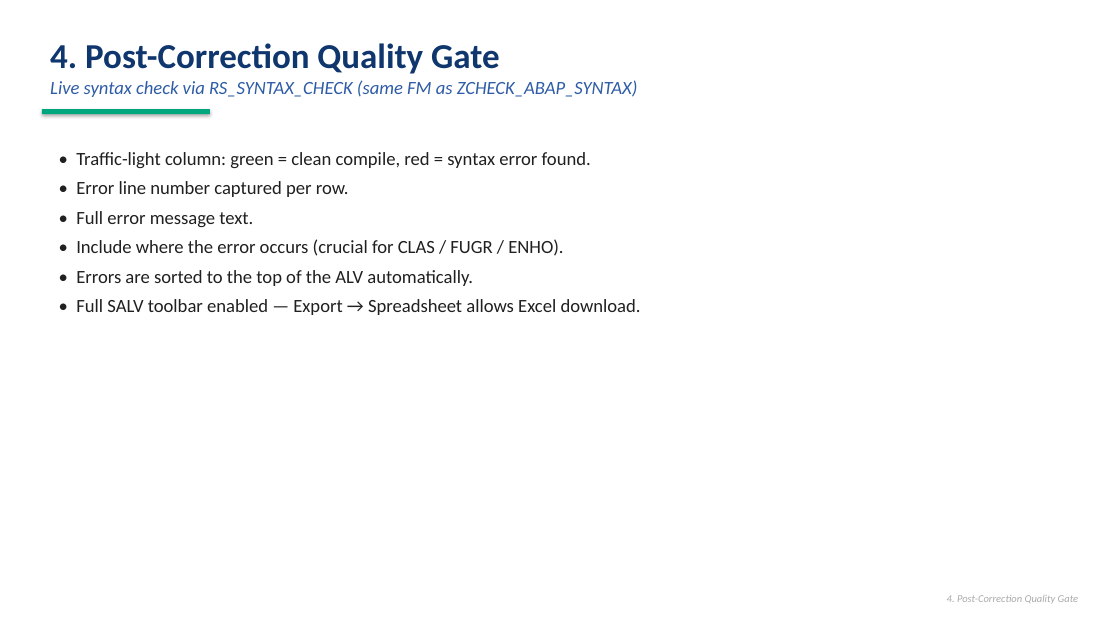
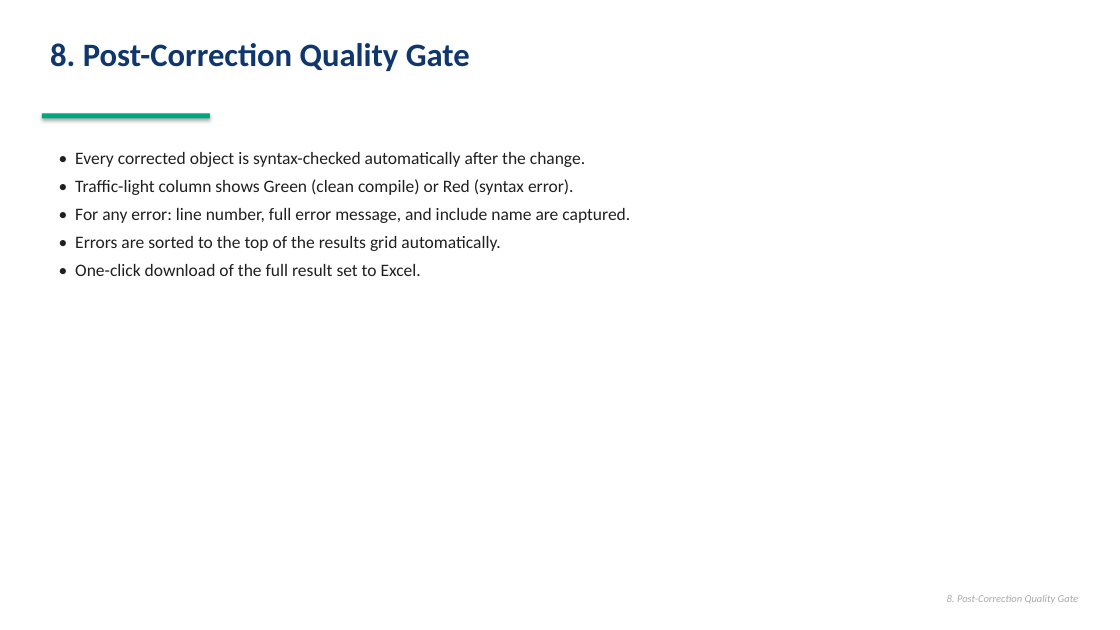
Before and after one commit to vaibhavdiligent/ONGC-CST-Purchase-Date-Sharing-, a slide deck: slide 12 of ZATC_RESULT_CORRECTION_CAPABILITIES.pptx. Drawn at 1120x630 pixels with LibreOffice and Linux fonts; fonts in the diff are those of the drawing. Boxes give left, top, right and bottom in pixels: in the first picture for what was removed or moved away, otherwise in the second. Text is boxed around its words. In the diff, an @@ line names an element or a change of style, - is before the commit and + after.

```diff
--- a/ZATC_RESULT_CORRECTION_CAPABILITIES.pptx
+++ b/ZATC_RESULT_CORRECTION_CAPABILITIES.pptx
@@ text at (50,43,470,71): text changed; size 16 to 28 pt; text colour #2E5CA7 to #0F366D; bold on; italic off @@
-4. Post-Correction Quality Gate
-Live syntax check via RS_SYNTAX_CHECK (same FM as ZCHECK_ABAP_SYNTAX)
+8. Post-Correction Quality Gate
@@ rectangle: place and size @@
-rectangle at (42,109,210,114)
+rectangle at (42,113,210,118)
@@ text at (75,152,630,276): text changed; size 16 to 15 pt @@
-• Traffic-light column: green = clean compile, red = syntax error found.
-• Error line number captured per row.
-• Full error message text.
-• Include where the error occurs (crucial for CLAS / FUGR / ENHO).
-• Errors are sorted to the top of the ALV automatically.
-• Full SALV toolbar enabled — Export → Spreadsheet allows Excel download.
+• Every corrected object is syntax-checked automatically after the change.
+• Traffic-light column shows Green (clean compile) or Red (syntax error).
+• For any error: line number, full error message, and include name are captured.
+• Errors are sorted to the top of the results grid automatically.
+• One-click download of the full result set to Excel.
```
Also in this commit, not shown: 20 other slides changed, 1 slide added, 2 slides removed.
